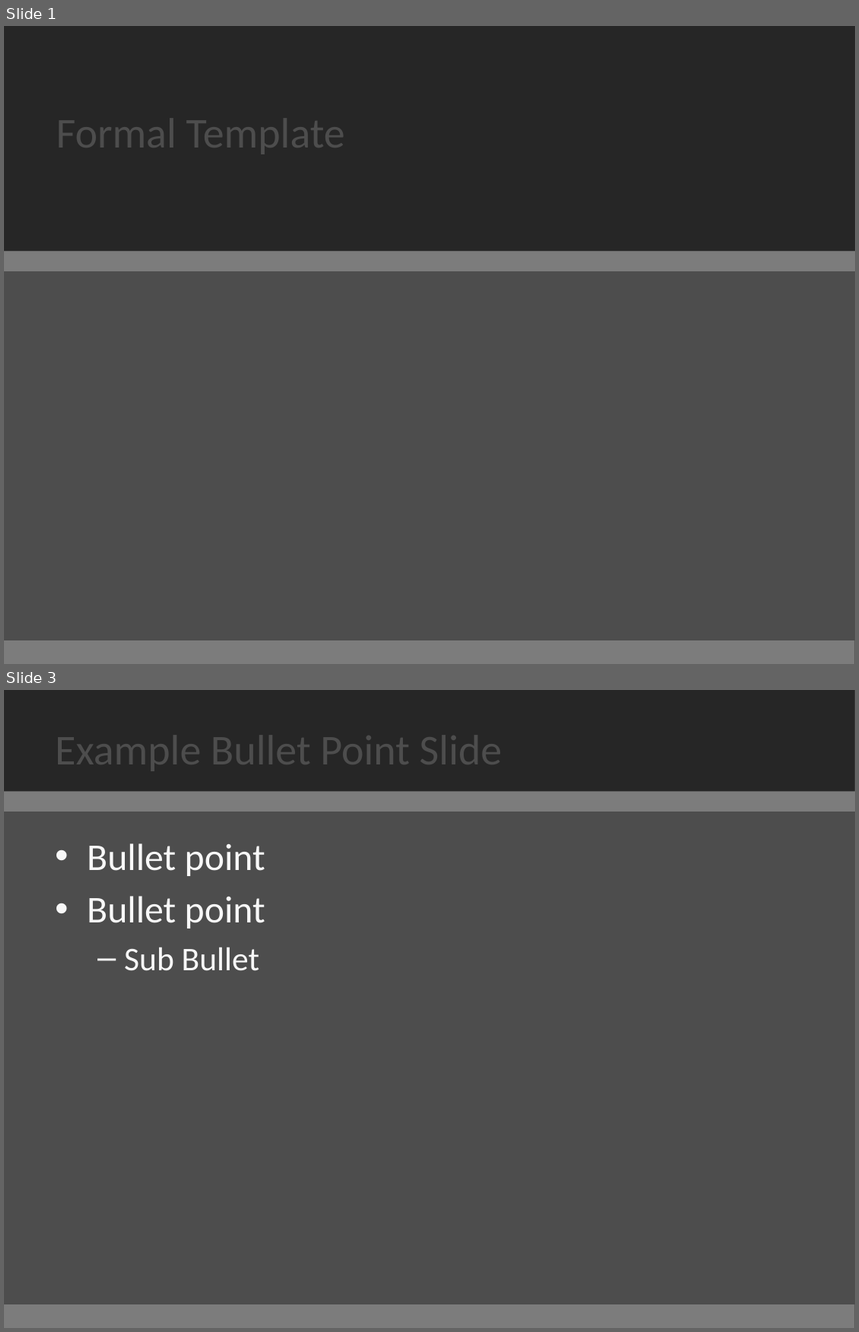
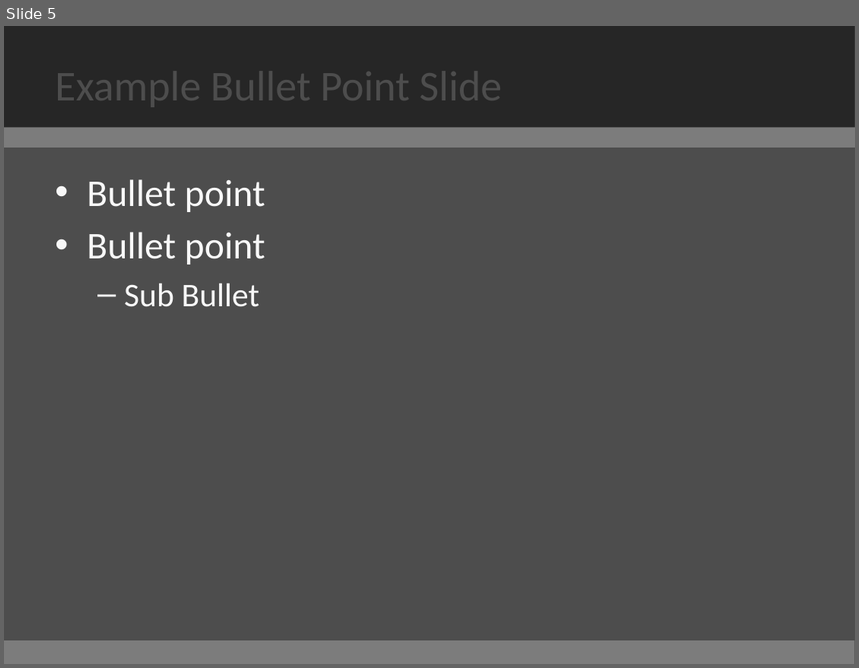
Before and after one commit to croweg/projet-mopidy-juke, a slide deck: presentation/template.pptx. Shown one above the other, each under a label of ours: slides 1 and 3 before the commit, slide 5 after it; the slides between them are not shown. The pictures are 859x1332 and 859x668 pixels, drawn with LibreOffice and Linux fonts; fonts in the diff are those of the drawing. Boxes give left, top, right and bottom in pixels: in the first picture for what was removed or moved away, otherwise in the second. Text is boxed around its words. In the diff, an @@ line names an element or a change of style, - is before the commit and + after.

```diff
--- a/presentation/template.pptx
+++ b/presentation/template.pptx
@@ slide 1 removed at (4,26,855,664), background #4D4D4D; not listed: 1 template element that a slide beside it also shows @@
@@ rectangle removed at (4,26,855,252) @@
@@ title removed at (56,107,345,159) @@
-Formal Template
@@ rectangle removed at (4,252,855,272) @@
@@ what was slide 3 is now slide 5 @@
```
Also in this commit, not shown: 2 slides changed, 4 slides added, 1 other slide removed.
